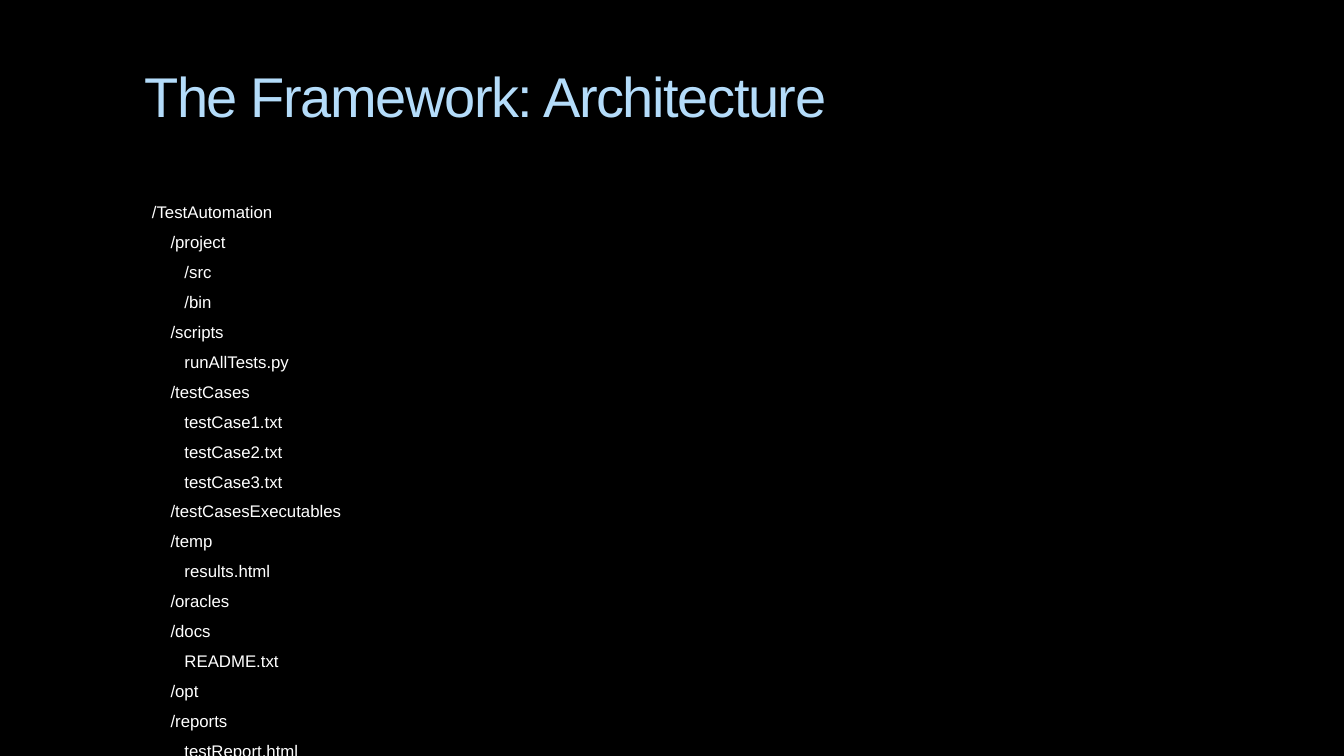
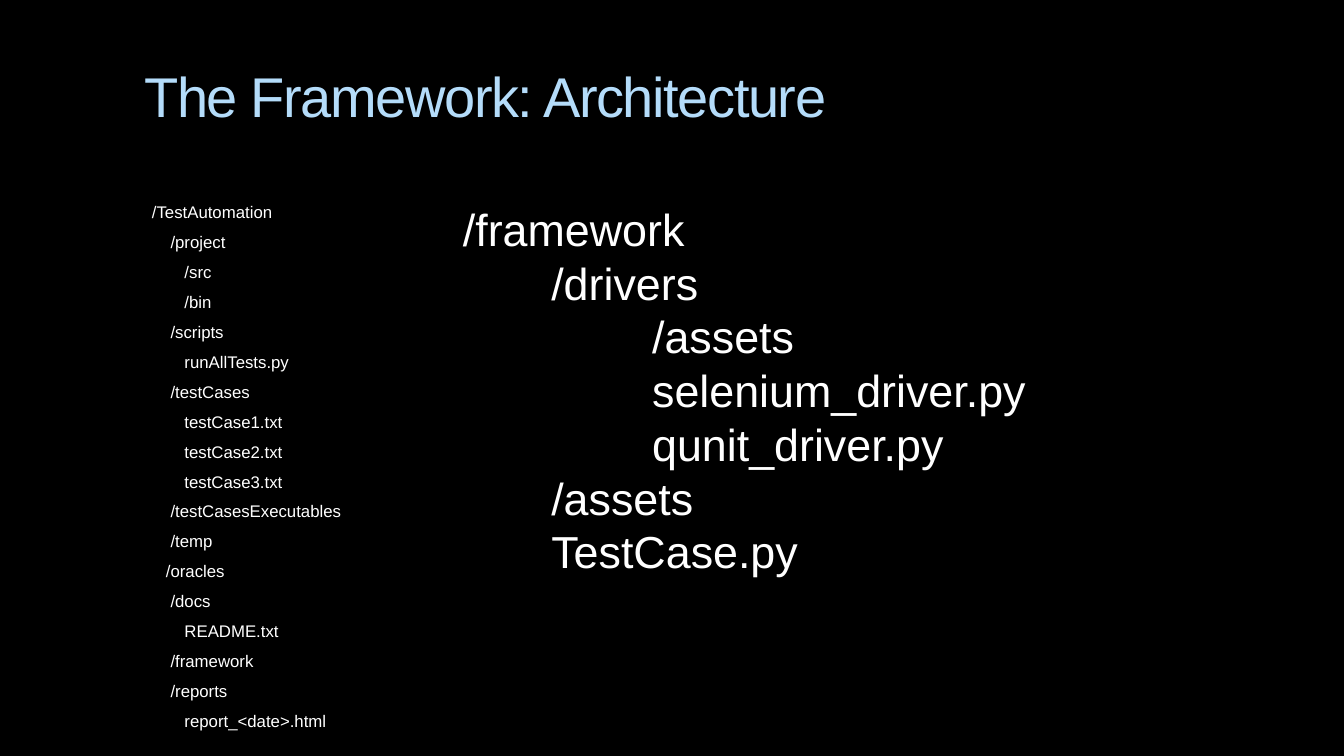
Before and after one commit to CSCI-362-03-2015/Team2, a slide deck: slide 7 of TeamToo_presentation.pptx (slide 6 before the commit). Drawn at 1344x756 pixels with LibreOffice and Linux fonts; fonts in the diff are those of the drawing; background and template pictures are left out. Boxes give left, top, right and bottom in pixels: in the first picture for what was removed or moved away, otherwise in the second. Text is boxed around its words. In the diff, an @@ line names an element or a change of style, - is before the commit and + after.

```diff
--- a/TeamToo_presentation.pptx
+++ b/TeamToo_presentation.pptx
@@ text added at [463,213,1025,577], 32 pt, text #FFFFFF @@
+/framework
+/drivers
+/assets
+selenium_driver.py
+qunit_driver.py
+/assets
+TestCase.py
@@ text at [184,565,270,577]: paragraph removed @@
-results.html
@@ text at [171,655,254,667]: text changed @@
-/opt
+/framework
@@ text at [184,715,326,731]: text changed @@
-testReport.html
+report_<date>.html
```
Also in this commit, not shown: 5 other slides changed, 3 slides added, 2 other files.
